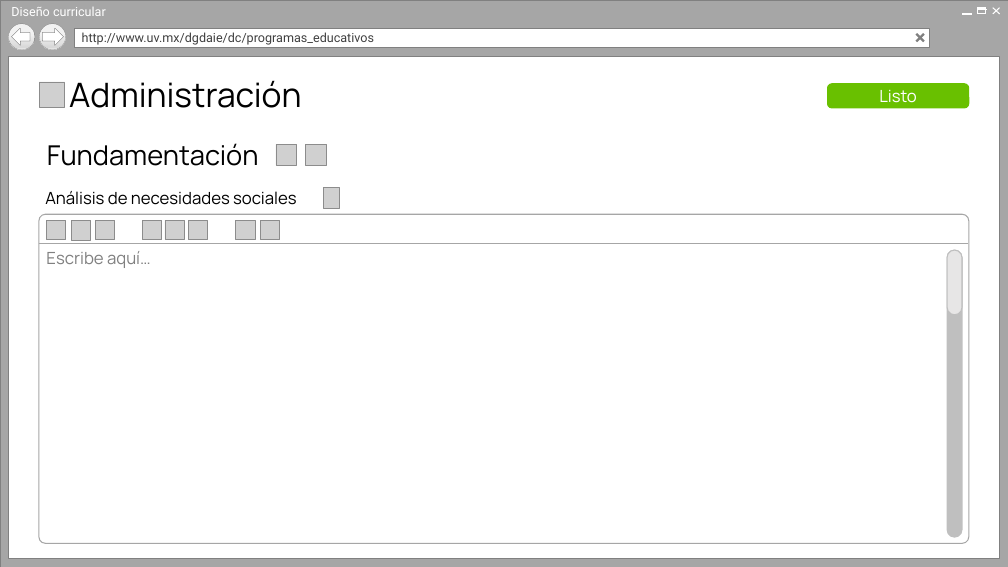
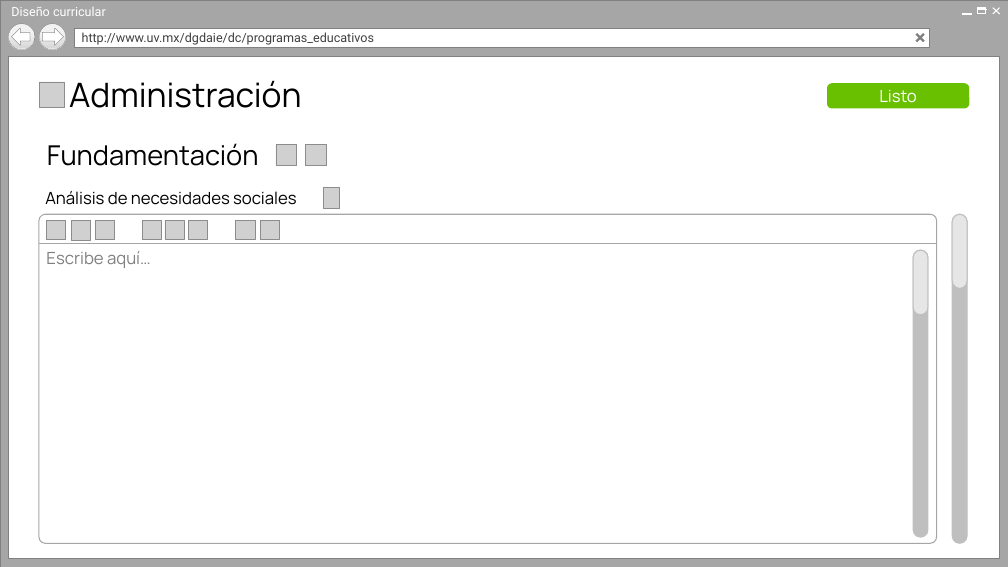
Before and after one commit to Senzho/DISENO_CURRICULAR_SS_05_2019, a slide deck: slide 21 of Diseño/Prototipos V2.pptx. Drawn at 1008x567 pixels with LibreOffice and Linux fonts; fonts in the diff are those of the drawing; grey boxes stand for pictures; background and template pictures are left out. Boxes give left, top, right and bottom in pixels: in the first picture for what was removed or moved away, otherwise in the second. Text is boxed around its words. In the diff, an @@ line names an element or a change of style, - is before the commit and + after.

```diff
--- a/Diseño/Prototipos V2.pptx
+++ b/Diseño/Prototipos V2.pptx
@@ rounded rectangle: place and size @@
-rounded rectangle at [39,214,969,543]
+rounded rectangle at [39,214,936,543]
@@ rounded rectangle: place and size @@
-rounded rectangle at [948,250,963,538]
+rounded rectangle at [953,214,968,543]
@@ rounded rectangle: place and size @@
-rounded rectangle at [948,250,963,315]
+rounded rectangle at [953,214,968,288]
@@ line moved from (39, 243) - (969, 243) to (39, 243) - (937, 243) @@
@@ rounded rectangle added at [913,250,929,538], fill #BFBFBF, outline #BFBFBF 1 pt @@
@@ rounded rectangle added at [913,250,929,315], fill #E7E6E6, outline #BFBFBF 1 pt @@
```
Also in this commit, not shown: 3 slides added.
